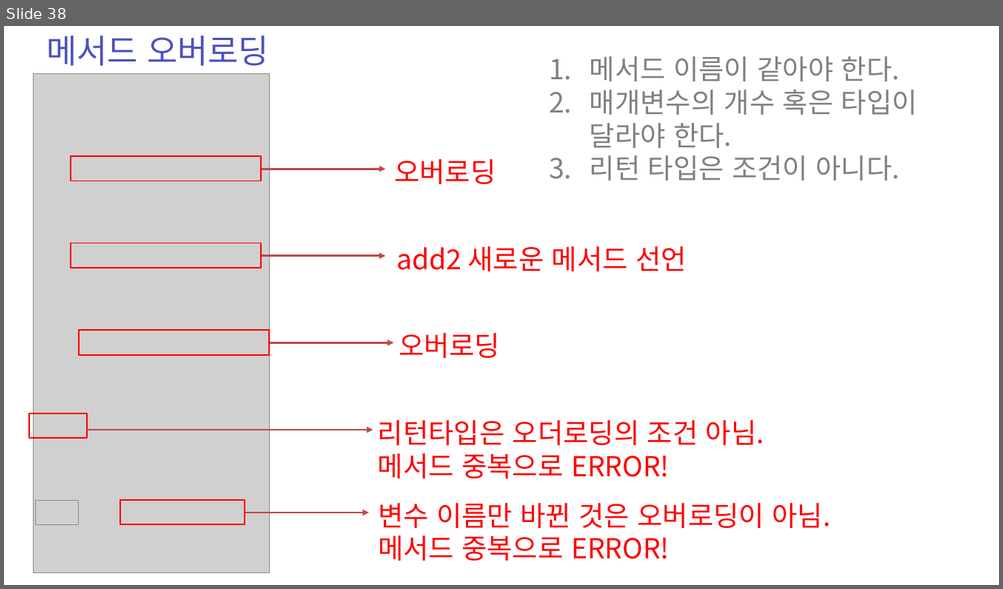
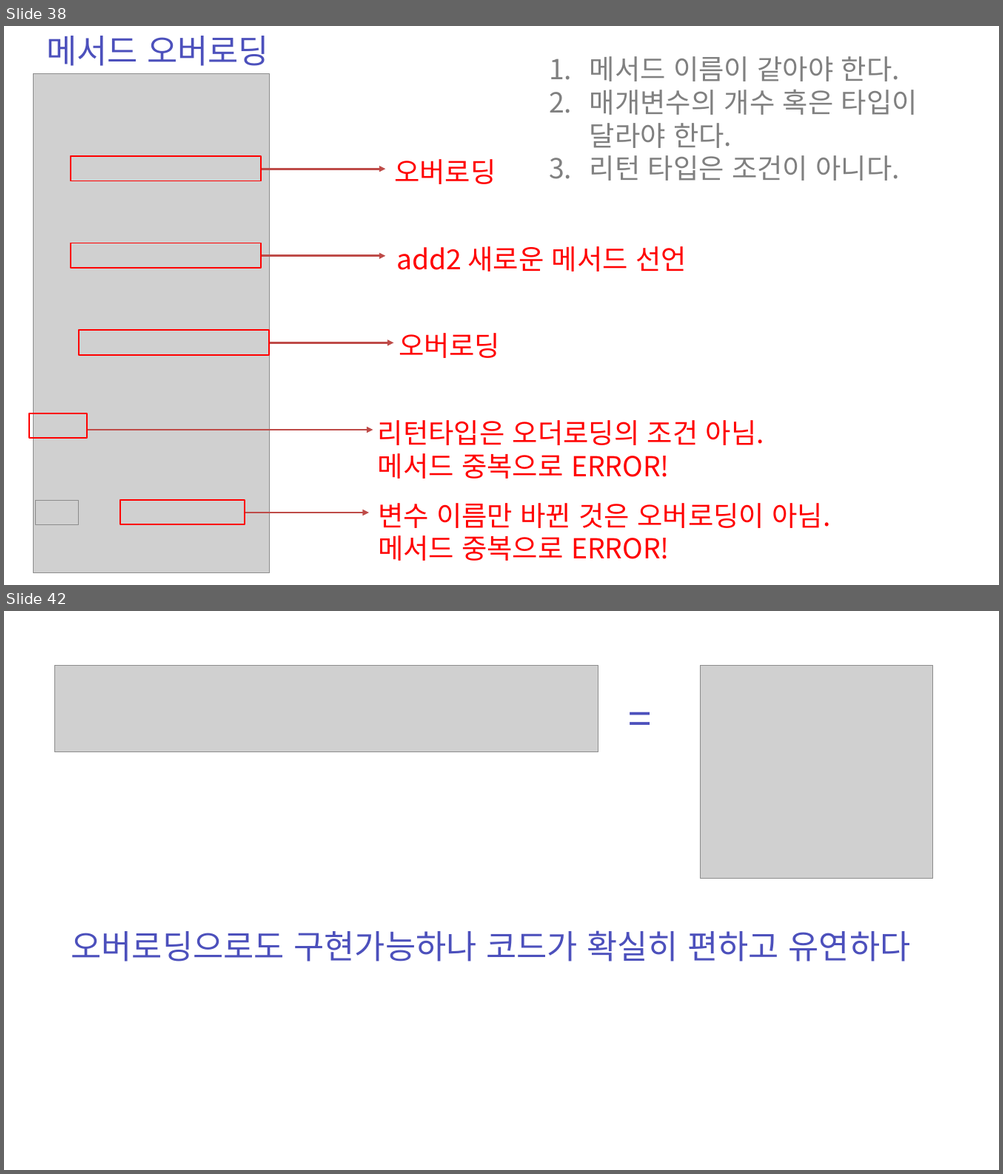
Before and after one commit to zest132/JavaLecture, a slide deck: JavaLecture/LectureFile/java 6강.pptx. Shown one above the other, each under a label of ours: slide 38 before the commit, slides 38 and 42 after it; the slides between them are not shown. The pictures are 1003x589 and 1003x1174 pixels, drawn with LibreOffice and Linux fonts; fonts in the diff are those of the drawing; grey boxes stand for pictures. Boxes give left, top, right and bottom in pixels: in the first picture for what was removed or moved away, otherwise in the second. Text is boxed around its words. In the diff, an @@ line names an element or a change of style, - is before the commit and + after.

```diff
--- a/JavaLecture/LectureFile/java 6강.pptx
+++ b/JavaLecture/LectureFile/java 6강.pptx
@@ slide 42 added at (x1=4, y1=611, x2=999, y2=1170), background #FFFFFF @@
@@ picture added at (x1=55, y1=665, x2=597, y2=752) @@
@@ picture added at (x1=700, y1=665, x2=933, y2=879) @@
@@ text added at (x1=623, y1=690, x2=685, y2=745), 60 pt, text #4C50BC @@
+=
@@ text added at (x1=71, y1=931, x2=910, y2=962), 48 pt, text #4C50BC @@
+오버로딩으로도 구현가능하나 코드가 확실히 편하고 유연하다
```
Also in this commit, not shown: 3 slides changed, 4 other slides added, 3 slides removed, 15 other files.
